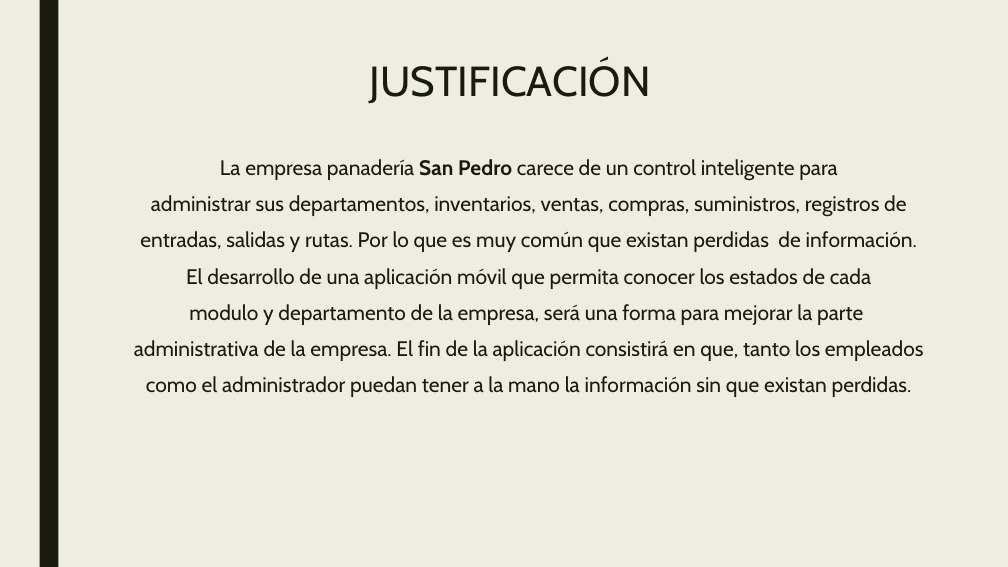
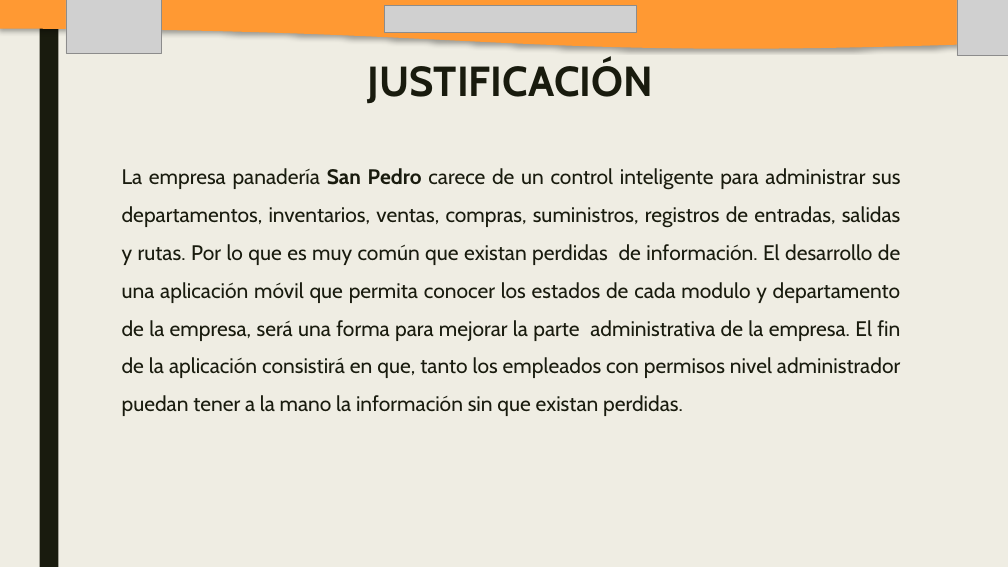
Before and after one commit to SM-ROOT/SM-ROOT, a slide deck: slide 8 of 9°A/Integradora/diapositiva/SM-ROOT_APPMO-SP.pptx (slide 6 before the commit). Drawn at 1008x567 pixels with LibreOffice and Linux fonts; fonts in the diff are those of the drawing; grey boxes stand for pictures. Boxes give left, top, right and bottom in pixels: in the first picture for what was removed or moved away, otherwise in the second. Text is boxed around its words. In the diff, an @@ line names an element or a change of style, - is before the commit and + after.

```diff
--- a/9°A/Integradora/diapositiva/SM-ROOT_APPMO-SP.pptx
+++ b/9°A/Integradora/diapositiva/SM-ROOT_APPMO-SP.pptx
@@ freeform shape added at [0,0,1008,48], fill #FF9933 @@
@@ picture added at [66,0,161,54] @@
@@ picture added at [385,5,636,33] @@
@@ picture added at [957,0,1008,56] @@
@@ title "JUSTIFICACIÓN" at [368,61,653,104]: bold on @@
@@ text at [122,168,901,416]: text changed @@
-La empresa panadería San Pedro carece de un control inteligente para
-administrar sus departamentos, inventarios, ventas, compras, suministros, registros de
-entradas, salidas y rutas. Por lo que es muy común que existan perdidas de información.
-El desarrollo de una aplicación móvil que permita conocer los estados de cada
-modulo y departamento de la empresa, será una forma para mejorar la parte
-administrativa de la empresa. El fin de la aplicación consistirá en que, tanto los empleados
-como el administrador puedan tener a la mano la información sin que existan perdidas.
+La empresa panadería San Pedro carece de un control inteligente para administrar sus departamentos, inventarios, ventas, compras, suministros, registros de entradas, salidas y rutas. Por lo que es muy común que existan perdidas de información. El desarrollo de una aplicación móvil que permita conocer los estados de cada modulo y departamento de la empresa, será una forma para mejorar la parte administrativa de la empresa. El fin de la aplicación consistirá en que, tanto los empleados con permisos nivel administrador puedan tener a la mano la información sin que existan perdidas.
```
Also in this commit, not shown: 18 other slides changed, 6 slides added, 4 slides removed, 31 other files.
